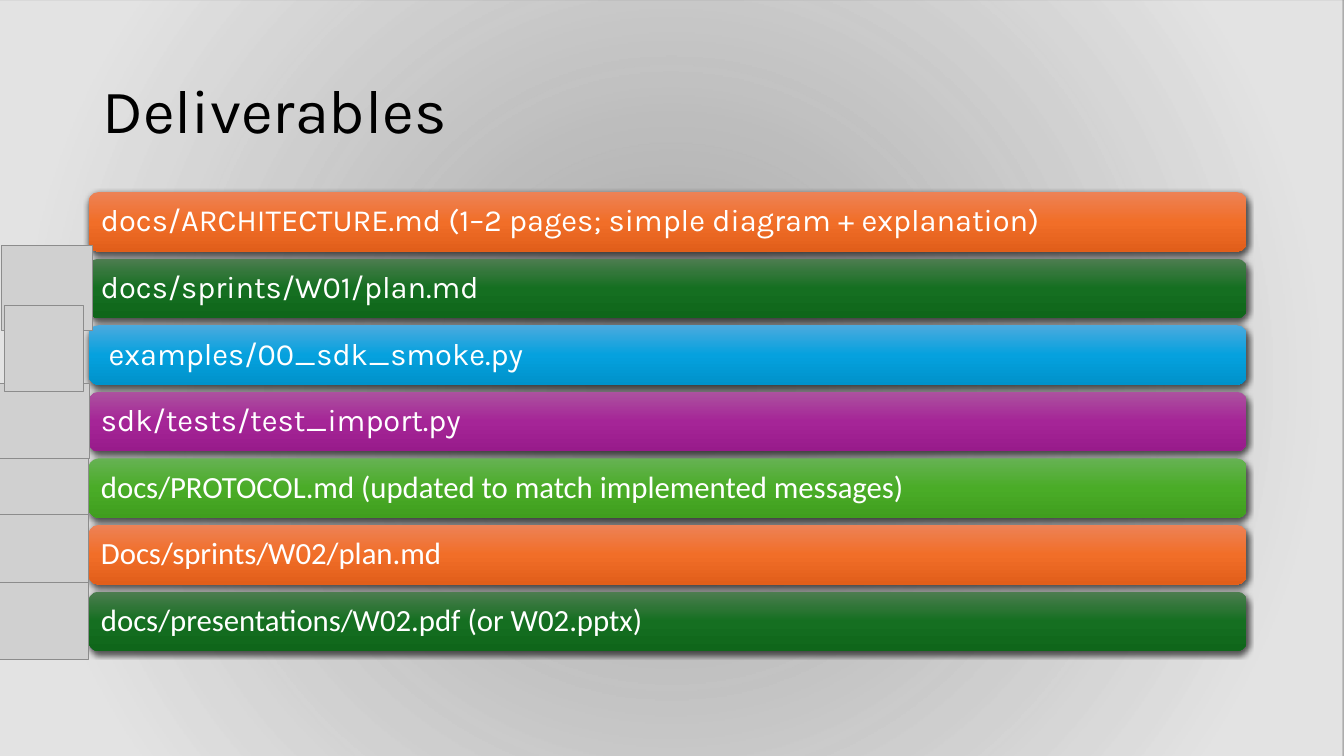
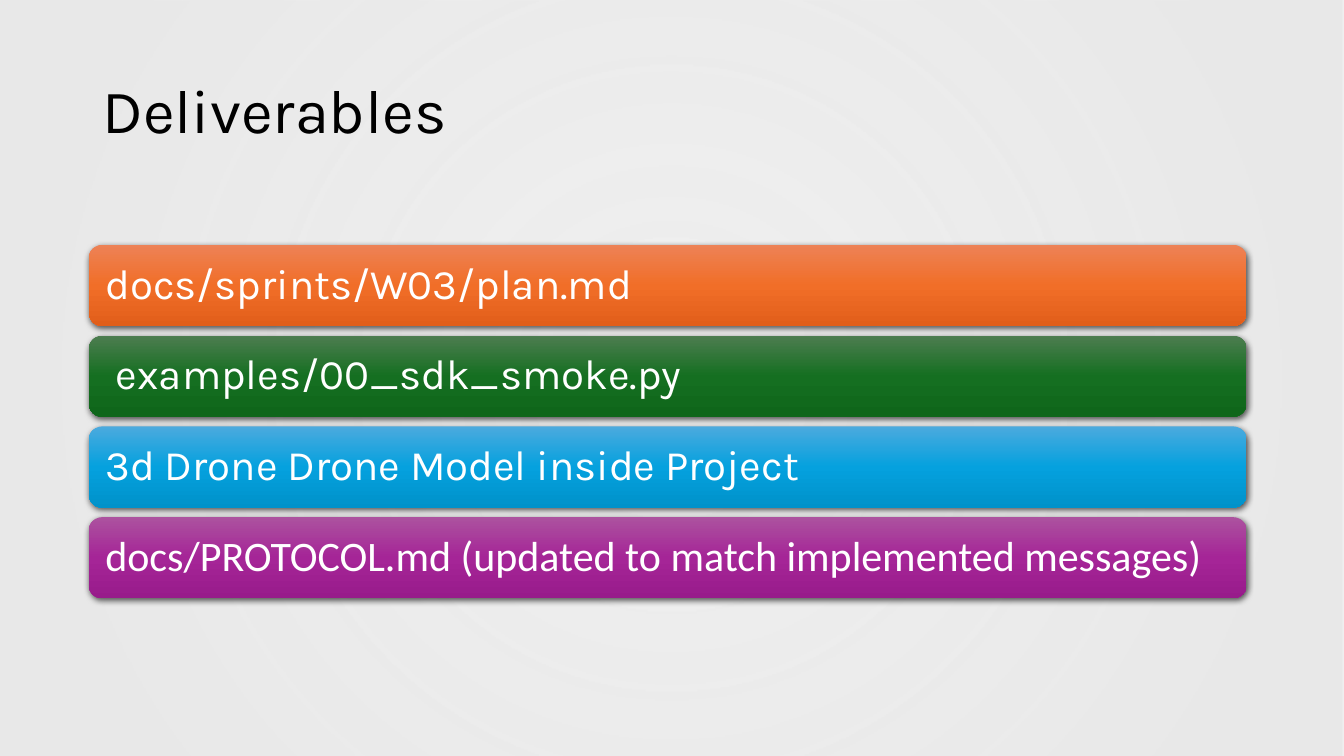
Before and after one commit to ctrl-muna/499-Codrone-Sim, a slide deck: slide 8 of docs/Presentation/W03_ PRESENTATION.pptx (slide 2 before the commit). Drawn at 1344x756 pixels with LibreOffice and Linux fonts; fonts in the diff are those of the drawing; grey boxes stand for pictures; background and template pictures are left out; a plain dark background stands for a picture behind light text. Boxes give left, top, right and bottom in pixels: in the first picture for what was removed or moved away, otherwise in the second. Text is boxed around its words. In the diff, an @@ line names an element or a change of style, - is before the commit and + after.

Commit message:
Updated Protocols, added python script to accept commands

```diff
--- a/docs/Presentation/W03_ PRESENTATION.pptx
+++ b/docs/Presentation/W03_ PRESENTATION.pptx
@@ background picture (left out) to #FFFFFF @@
@@ picture removed at (1,245,93,331) @@
@@ rounded rectangle: place and size @@
-rounded rectangle at (89,193,1247,252)
+rounded rectangle at (89,245,1247,327)
@@ text at (105,268,632,309): text changed; size 22 to 30 pt @@
-docs/sprints/W01/plan.md
+docs/sprints/W03/plan.md
@@ picture removed at (4,306,83,392) @@
@@ rounded rectangle: place and size @@
-rounded rectangle at (89,259,1247,319)
+rounded rectangle at (89,336,1247,417)
@@ text "examples/00_sdk_smoke.py": place and size @@
-text "examples/00_sdk_smoke.py" at (109,342,523,372)
+text "examples/00_sdk_smoke.py" at (116,358,681,400)
@@ text "examples/00_sdk_smoke.py" at (116,358,681,400): size 22 to 30 pt; more space between paragraphs @@
@@ picture removed at (0,383,89,459) @@
@@ rounded rectangle: place and size @@
-rounded rectangle at (89,326,1247,385)
+rounded rectangle at (89,426,1247,508)
@@ picture removed at (0,459,88,536) @@
@@ text added at (105,451,798,491), 30 pt, text #FFFFFF @@
+3d Drone Drone Model inside Project
@@ picture removed at (0,514,88,595) @@
@@ rounded rectangle: place and size @@
-rounded rectangle at (89,525,1247,585)
+rounded rectangle at (89,517,1247,599)
@@ rounded rectangle at (89,517,1247,599): fill gradient #ED8257 to #F26E29 to #E25F1A to gradient #AC53A0 to #A62598 to #991C8B @@
@@ text "docs/PROTOCOL.md (updated to match implemented ..." at (105,540,1201,578): size 22 to 30 pt; more space between paragraphs @@
@@ text "docs/PROTOCOL.md (updated to match implemented ...": place and size @@
-text "docs/PROTOCOL.md (updated to match implemented ..." at (101,475,903,504)
+text "docs/PROTOCOL.md (updated to match implemented ..." at (105,540,1201,578)
@@ picture removed at (0,583,88,659) @@
@@ group removed at (89,208,1247,651): 4 texts, 3 rounded rectangles @@
-docs/ARCHITECTURE.md (1–2 pages; simple diagram + explanation)
-sdk/tests/test_import.py
-Docs/sprints/W02/plan.md
-docs/presentations/W02.pdf (or W02.pptx)
```
Also in this commit, not shown: 4 other slides changed, 15 other files.
